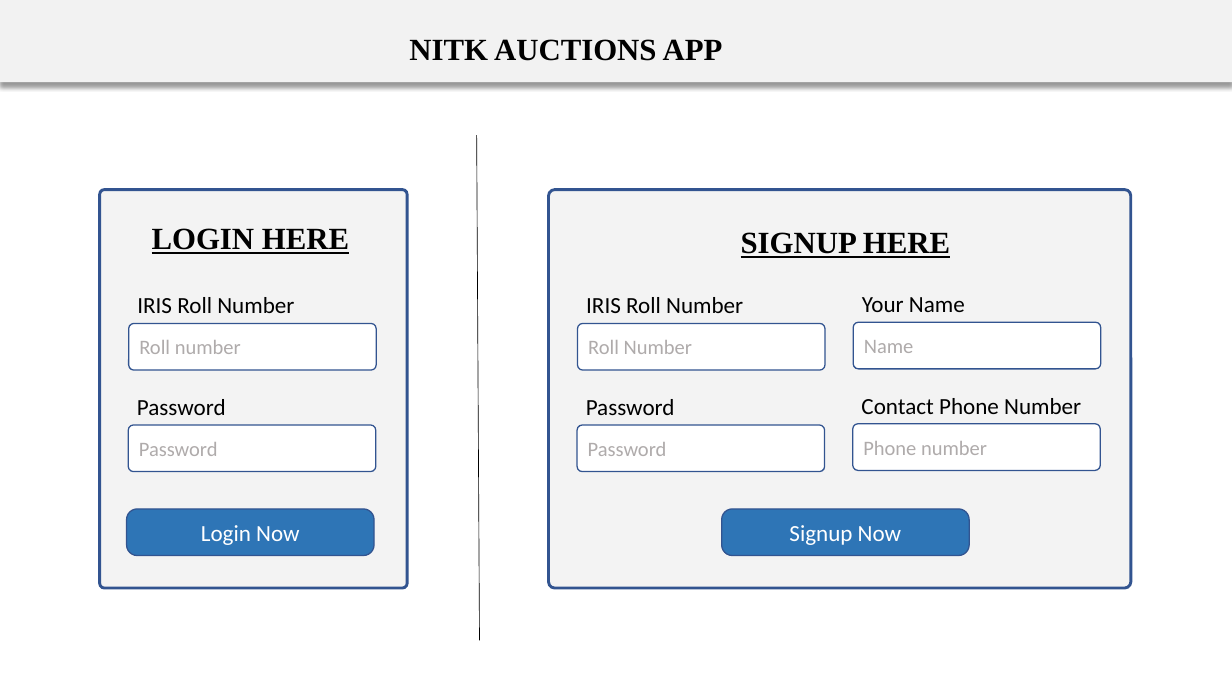
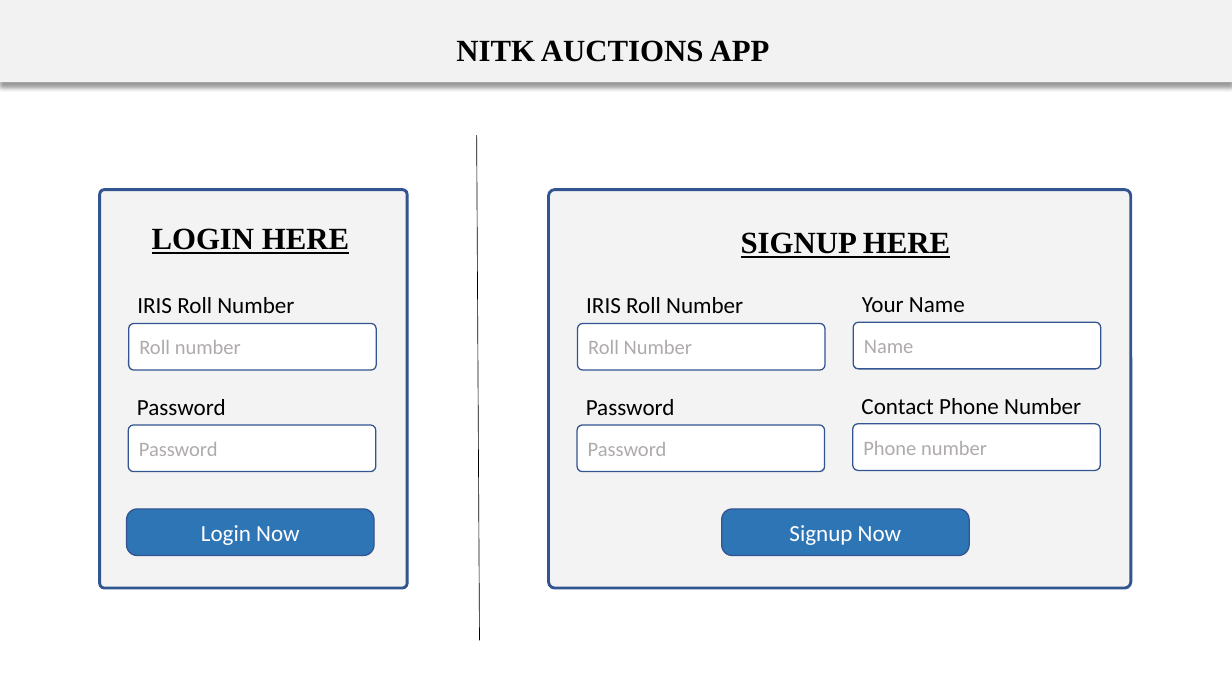
Before and after one commit to bigBrain1901/191CS124_MEN-Stack, a slide deck: slide 1 of Plan-of-Structure.pptx. Drawn at 1232x693 pixels with LibreOffice and Linux fonts; fonts in the diff are those of the drawing. Boxes give left, top, right and bottom in pixels: in the first picture for what was removed or moved away, otherwise in the second. Text is boxed around its words. In the diff, an @@ line names an element or a change of style, - is before the commit and + after.

```diff
--- a/Plan-of-Structure.pptx
+++ b/Plan-of-Structure.pptx
@@ text "NITK AUCTIONS APP": place and size @@
-text "NITK AUCTIONS APP" at (409, 39, 723, 61)
+text "NITK AUCTIONS APP" at (456, 40, 770, 62)
```
Also in this commit, not shown: 1 other slide changed, 16 other files.
